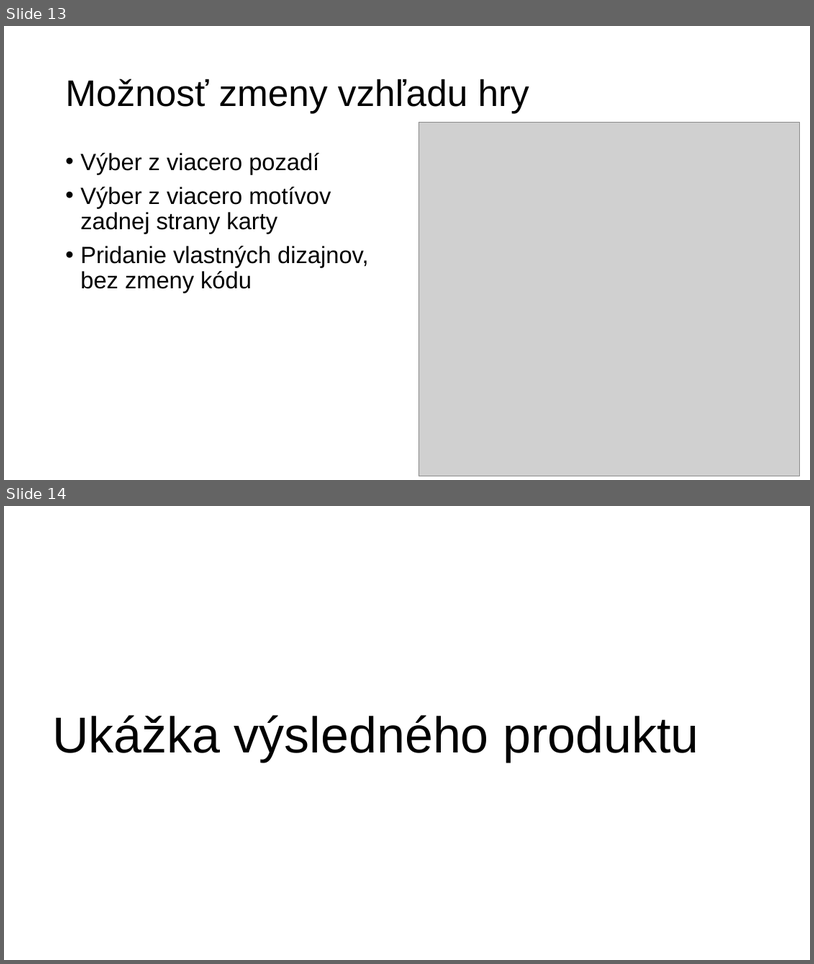
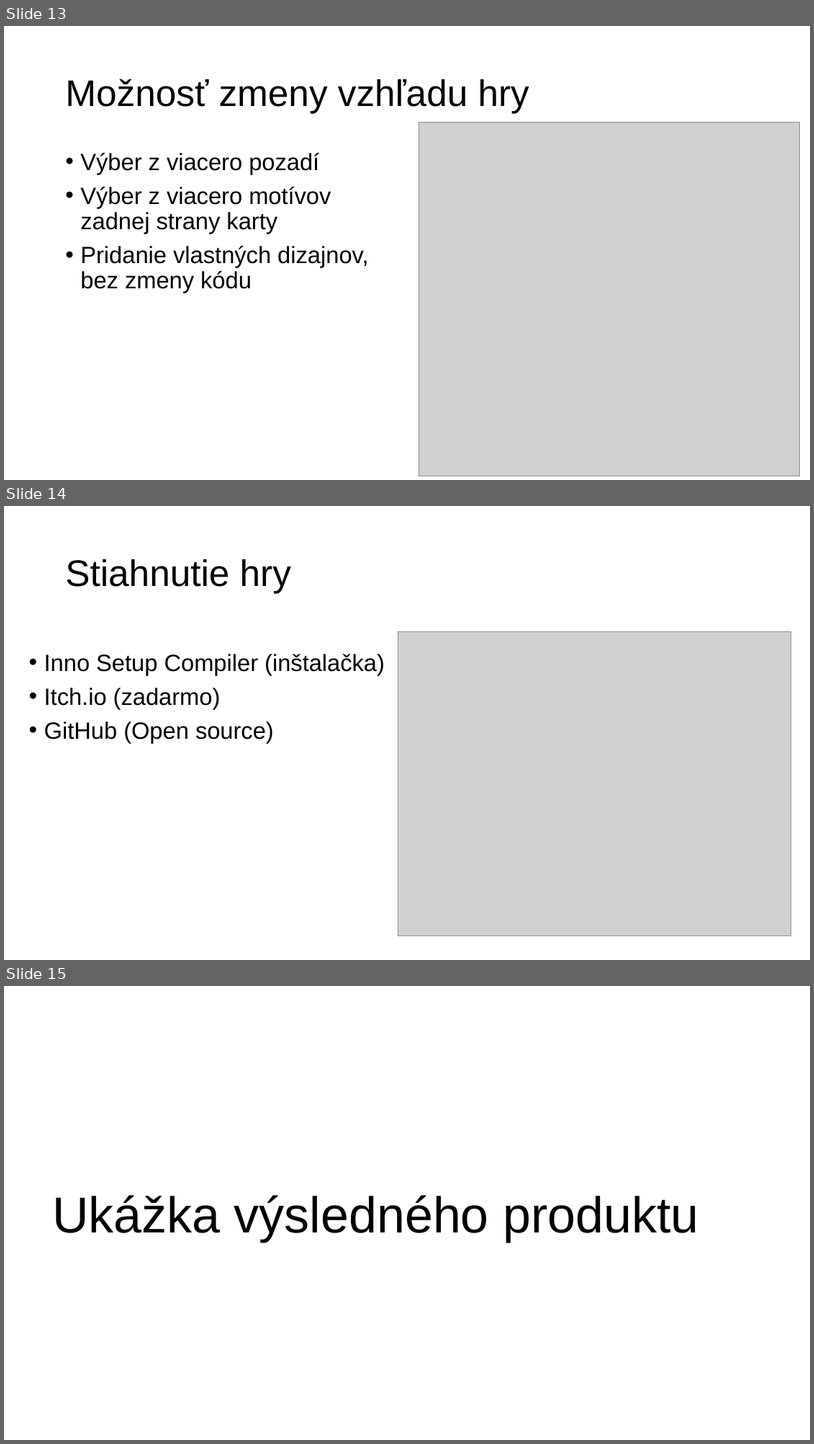
Before and after one commit to Sminoo/Sedma_berie_tri, a slide deck: RPJ/Grafická_aplikácia_sieťovej_hry-Šrobár_Šimon-4SC.pptx. Shown one above the other, each under a label of ours: slides 13 and 14 before the commit, slides 13, 14 and 15 after it. The pictures are 814x964 and 814x1444 pixels, drawn with LibreOffice and Linux fonts; fonts in the diff are those of the drawing; grey boxes stand for pictures. Boxes give left, top, right and bottom in pixels: in the first picture for what was removed or moved away, otherwise in the second. Text is boxed around its words. In the diff, an @@ line names an element or a change of style, - is before the commit and + after.

```diff
--- a/RPJ/Grafická_aplikácia_sieťovej_hry-Šrobár_Šimon-4SC.pptx
+++ b/RPJ/Grafická_aplikácia_sieťovej_hry-Šrobár_Šimon-4SC.pptx
@@ slide 14 added at [4,506,810,960], background #FFFFFF @@
@@ title added at [65,559,291,593], 44 pt, text #000000 @@
+Stiahnutie hry
@@ picture added at [399,632,792,936] @@
@@ text added at [44,654,385,743], 28 pt, text #000000 @@
+• Inno Setup Compiler (inštalačka)
+• Itch.io (zadarmo)
+• GitHub (Open source)
@@ what was slide 14 is now slide 15 @@
```
Also in this commit, not shown: 10 other files.
